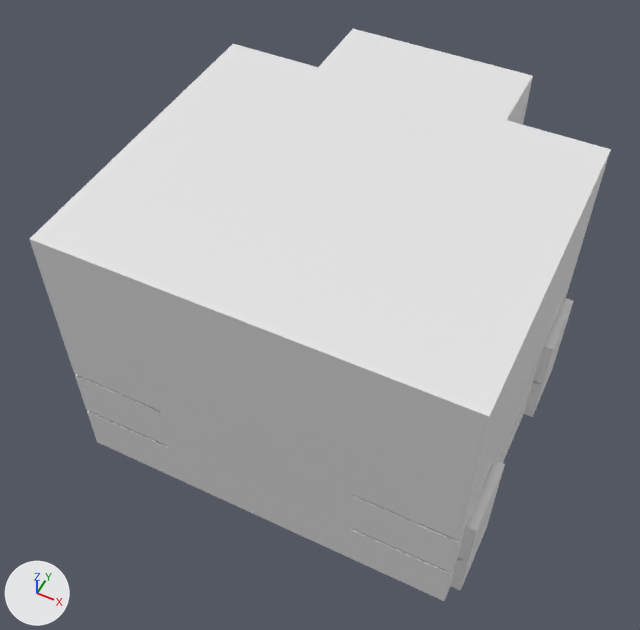
The Blender file 00_filestructure/01_Models/kn-kirche.blend: old version first, new version second.
One viewpoint serves both versions: a 50 mm camera at (38.3, -87.2, 120.9) aimed at (-2.5, -5.6, 19.0). Lighting does not change. The marker at lower left points along +X, +Y and +Z.

Before the edit, the objects in view are built like this:
```python
me_kn_kirche_kn_kirche_waende = bpy.data.meshes.new('kn-kirche kn-kirche-waende')
me_kn_kirche_kn_kirche_waende.from_pydata(...)  # 268 vertices, 262 faces; spans x -31.5..31.5, y 0.0..45.0, z -31.3..31.3
ob_kn_kirche_kn_kirche_waende = bpy.data.objects.new('kn-kirche kn-kirche-waende', me_kn_kirche_kn_kirche_waende)
ob_kn_kirche_kn_kirche_waende.location = (0.0, 0.0, 0.0)
ob_kn_kirche_kn_kirche_waende.rotation_euler = (1.571, 0.0, 0.0)  # degrees (90, 0, 0)
```
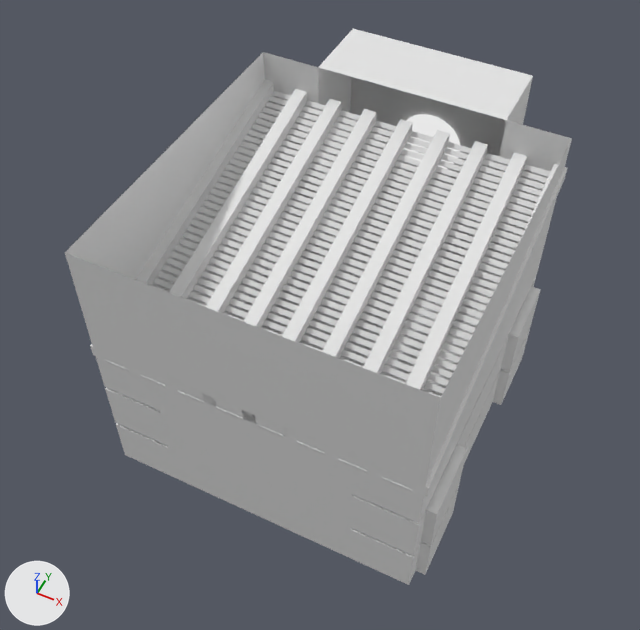
Edits to the bpy script that builds the scene:
```text
Change me_kn_kirche_kn_kirche_waende:
    used by ob_kn_kirche_kn_kirche_waende; location = (0.0, 0.0, 0.0); rotation_euler = (1.571, 0.0, 0.0), in degrees (90, 0, 0)
    remove me_kn_kirche_kn_kirche_waende.from_pydata(...)  # 268 vertices, 262 faces; spans x -31.5..31.5, y 0.0..45.0, z -31.3..31.3
    add me_kn_kirche_kn_kirche_waende.from_pydata(...)  # 260 vertices, 247 faces; spans x -26.1..26.1, y 0.0..45.0, z -31.3..31.3
    me_kn_kirche_kn_kirche_waende part 1
    16 vertices are removed from x -30.0..30.0, y 45.0, z -16.3..28.8
    25 faces are deleted
    52 vertices in x 30.0..31.5, y 0.0..45.0, z -18.7..31.3 move by (-5.4, 0.0, 0.0)
    52 vertices in x -31.5..-30.0, y 0.0..45.0, z -18.8..31.2 move by (5.4, 0.0, 0.0)
    8 new vertices lie (0.0, 27.0, 0.0) away from vertices in x -30.0..30.0, y 18.0, z -16.3..28.8
    10 new faces join them
Add me_dach_bretter:
    me_dach_bretter.from_pydata(...)  # 2752 vertices, 2064 faces; spans x -23.0..23.0, y 25.0..38.5, z -18.8..31.3
Add me_dach_balken:
    me_dach_balken.from_pydata(...)  # 72 vertices, 54 faces; spans x -25.0..25.0, y 25.0..40.0, z -18.8..31.2
Add ob_kn_kirche_dach_bretter:
    ob_kn_kirche_dach_bretter = bpy.data.objects.new('kn-kirche-dach-bretter', me_dach_bretter)
    ob_kn_kirche_dach_bretter.parent = ob_kn_kirche_dach_balken
    ob_kn_kirche_dach_bretter.matrix_parent_inverse = Matrix(((1.0, 0.0, 0.0, 0.0), (0.0, 0.0, 1.0, 0.0), (0.0, -1.0, 0.0, 0.0), (0.0, 0.0, 0.0, 1.0)))
    ob_kn_kirche_dach_bretter.location = (0.0, 0.0, 0.0)
    ob_kn_kirche_dach_bretter.rotation_euler = (1.571, 0.0, 0.0)  # degrees (90, 0, 0)
Add ob_kn_kirche_dach_balken:
    ob_kn_kirche_dach_balken = bpy.data.objects.new('kn-kirche-dach-balken', me_dach_balken)
    ob_kn_kirche_dach_balken.location = (0.0, 0.0, 0.0)
    ob_kn_kirche_dach_balken.rotation_euler = (1.571, 0.0, 0.0)  # degrees (90, 0, 0)
```

Changed parts and their boxes [x1, y1, x2, y2] in the pictures (640 x 630 px):
'kn-kirche kn-kirche-waende', reshaped (13% narrower): before [29, 29, 611, 601]; after [65, 29, 572, 585]
'kn-kirche-dach-balken', added: after [90, 80, 567, 496]
'kn-kirche-dach-bretter', added: after [106, 91, 550, 490]
part 1 of me_kn_kirche_kn_kirche_waende, cut back: before [29, 44, 611, 601]; after [65, 52, 572, 585]
